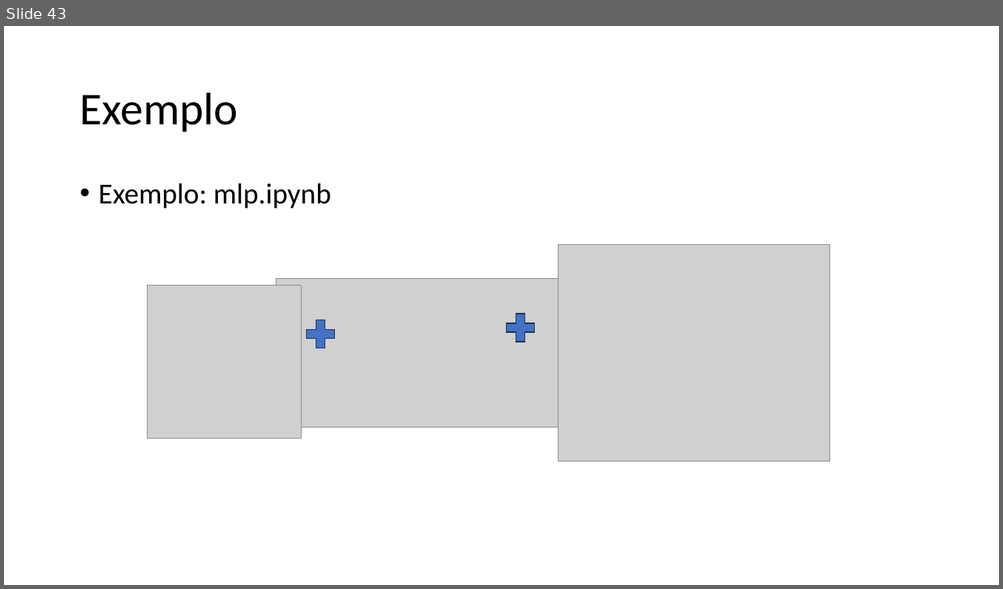
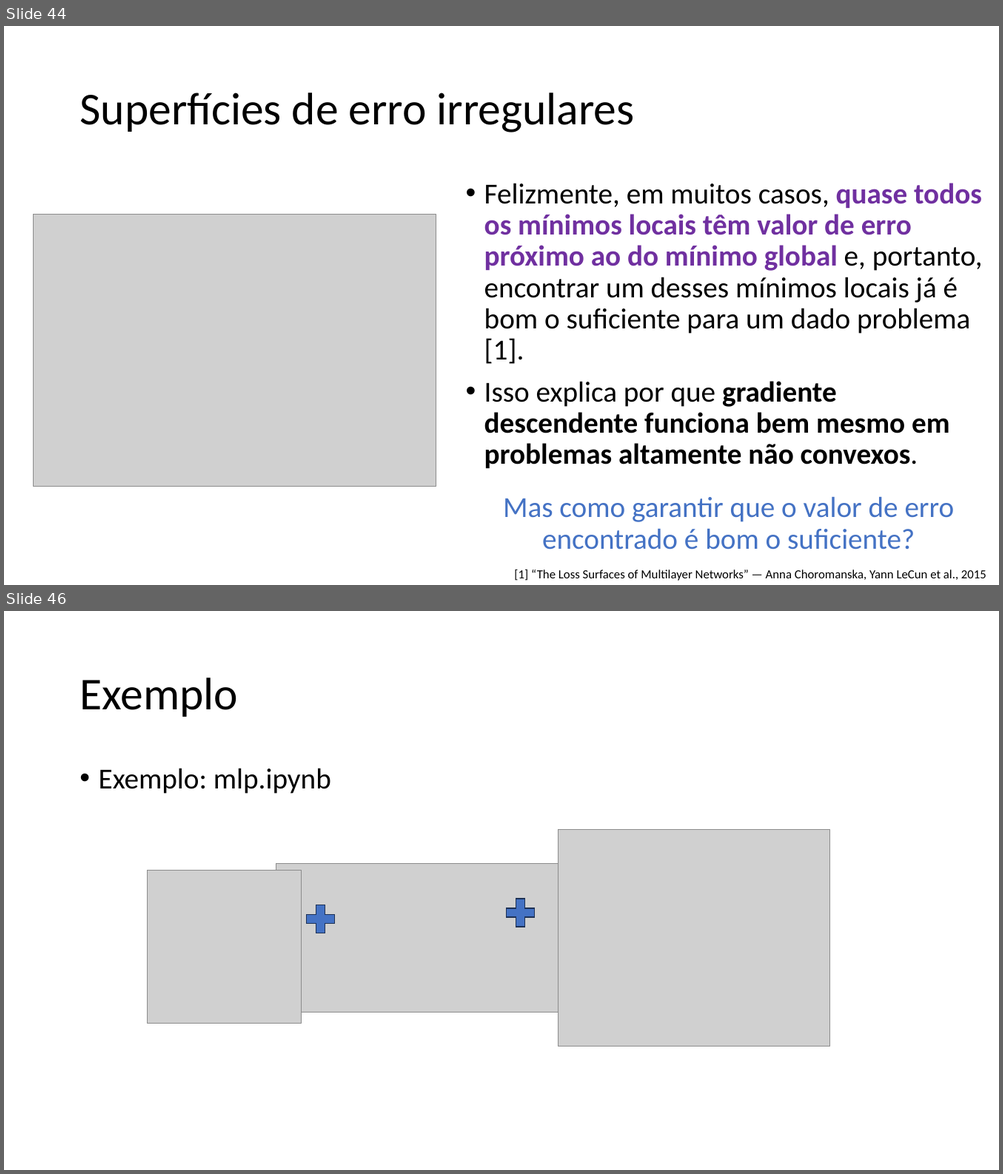
Before and after one commit to zz4fap/c24_inteligencia_artificial, a slide deck: slides/C24_MLP.pptx. Shown one above the other, each under a label of ours: slide 43 before the commit, slides 44 and 46 after it; the slides between them are not shown. The pictures are 1003x589 and 1003x1174 pixels, drawn with LibreOffice and Linux fonts; fonts in the diff are those of the drawing; grey boxes stand for pictures. Boxes give left, top, right and bottom in pixels: in the first picture for what was removed or moved away, otherwise in the second. Text is boxed around its words. In the diff, an @@ line names an element or a change of style, - is before the commit and + after.

```diff
--- a/slides/C24_MLP.pptx
+++ b/slides/C24_MLP.pptx
@@ slide 44 added at (4, 26, 999, 585), background #FFFFFF @@
@@ title added at (79, 93, 634, 133), 44 pt, text #000000 @@
+Superfícies de erro irregulares
@@ text added at (484, 183, 982, 550), 28 pt, text #000000 @@
+• Felizmente, em muitos casos, quase todos os mínimos locais têm valor de erro próximo ao do mínimo global e, portanto, encontrar um desses mínimos locais já é bom o suficiente para um dado problema [1].
+• Isso explica por que gradiente descendente funciona bem mesmo em problemas altamente não convexos.
+Mas como garantir que o valor de erro encontrado é bom o suficiente?
@@ picture added at (34, 215, 437, 487) @@
@@ text added at (514, 570, 986, 581), 12 pt, text #000000 @@
+[1] “The Loss Surfaces of Multilayer Networks” — Anna Choromanska, Yann LeCun et al., 2015
@@ what was slide 43 is now slide 46 @@
```
Also in this commit, not shown: 5 other slides added.
